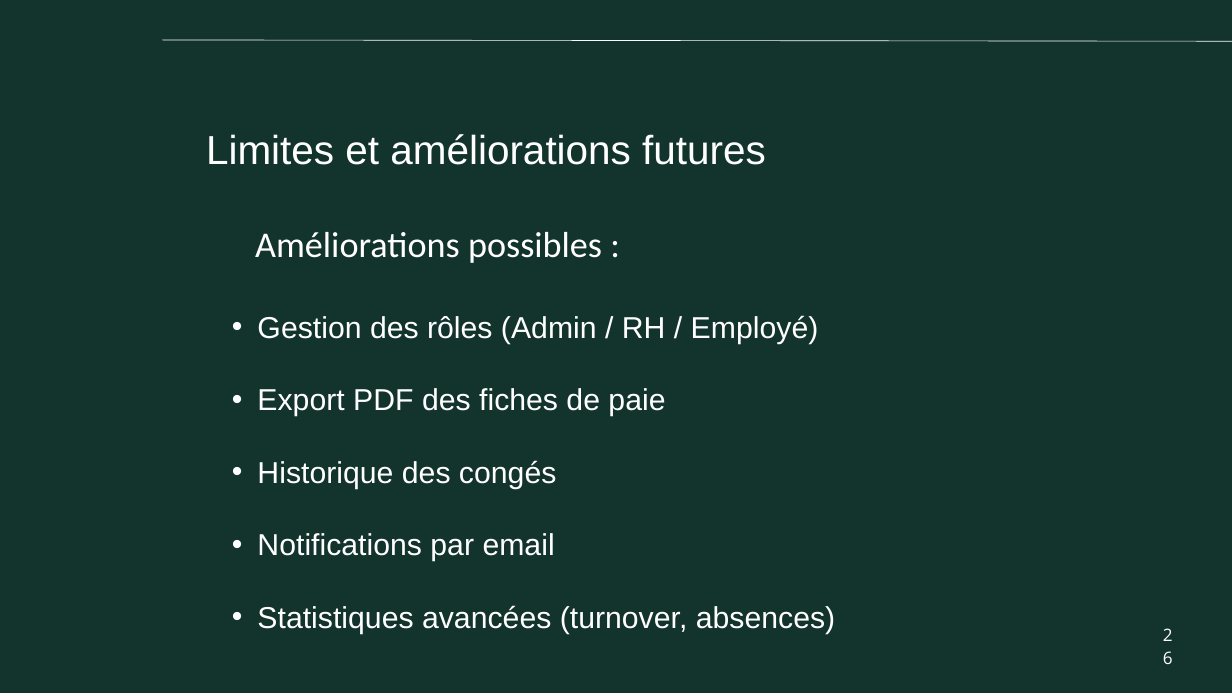
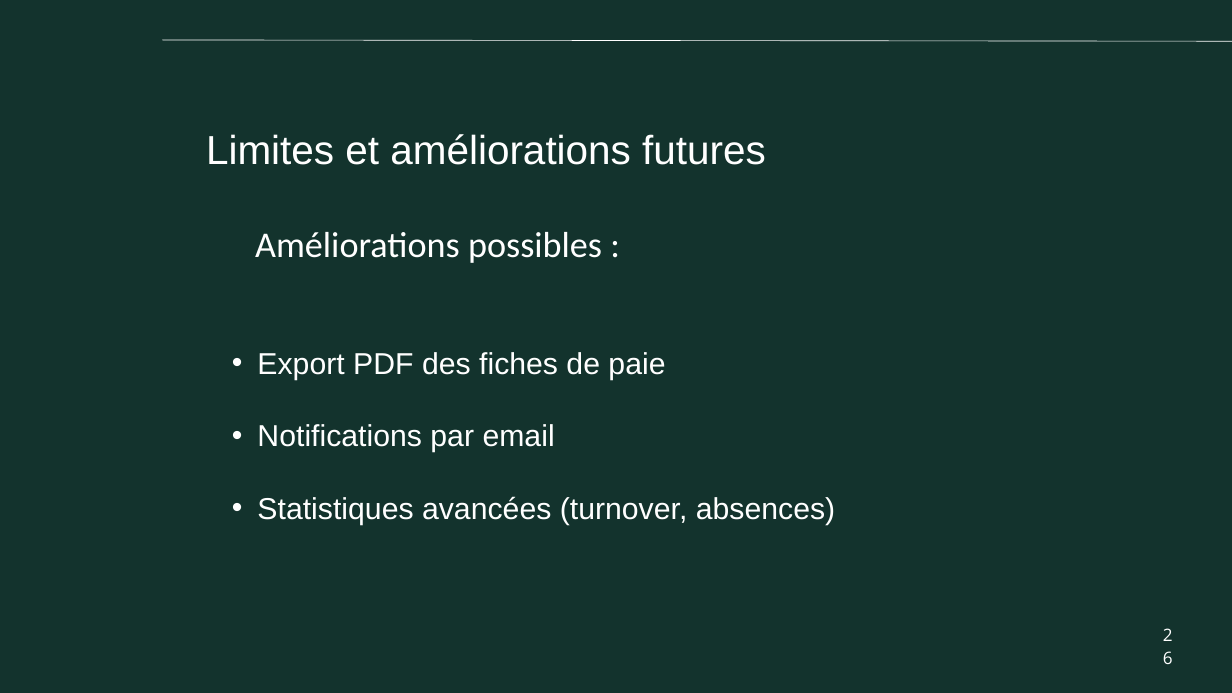
Before and after one commit to Niixja-dev/ProjetASP, a slide deck: slide 26 of projet RH.pptx. Drawn at 1232x693 pixels with LibreOffice and Linux fonts; fonts in the diff are those of the drawing; background and template pictures are left out. Boxes give left, top, right and bottom in pixels: in the first picture for what was removed or moved away, otherwise in the second. Text is boxed around its words. In the diff, an @@ line names an element or a change of style, - is before the commit and + after.

```diff
--- a/projet RH.pptx
+++ b/projet RH.pptx
@@ text at bbox=[257, 315, 819, 344]: paragraph removed @@
-  • Gestion des rôles (Admin / RH / Employé)
@@ text at bbox=[257, 460, 556, 489]: paragraph removed @@
-  • Historique des congés
```
Also in this commit, not shown: 2 other slides changed.
